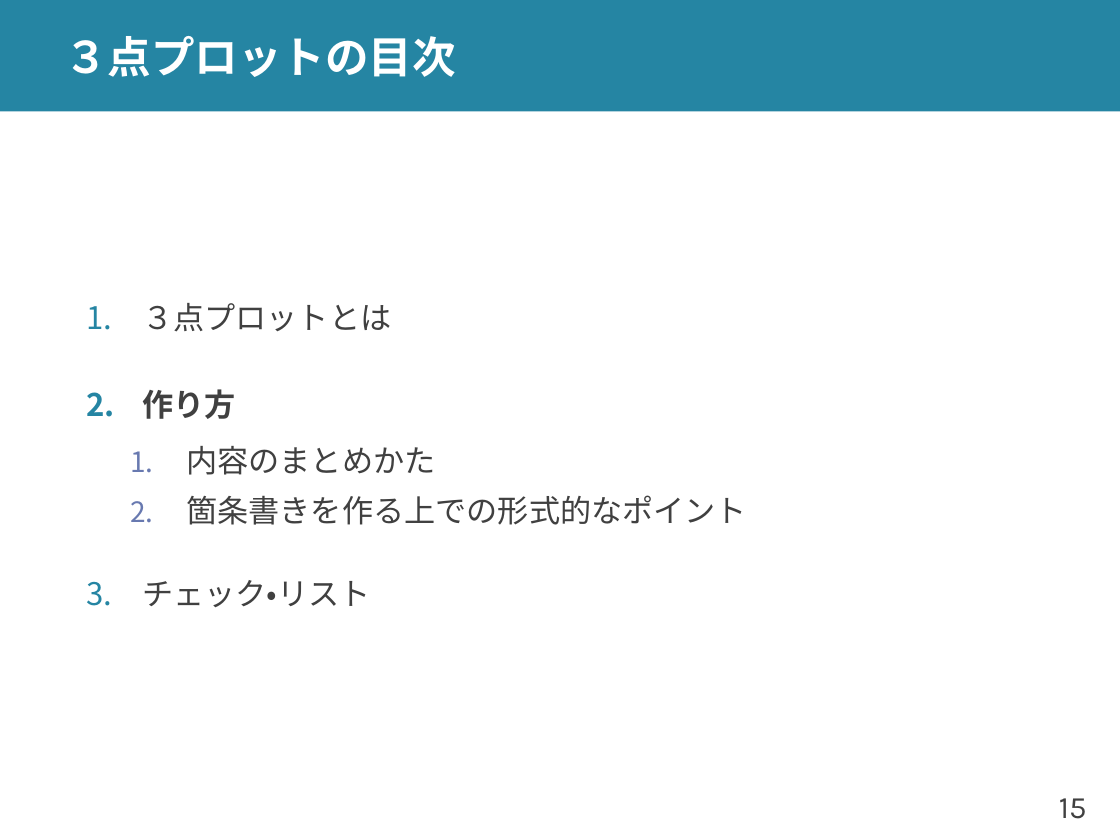
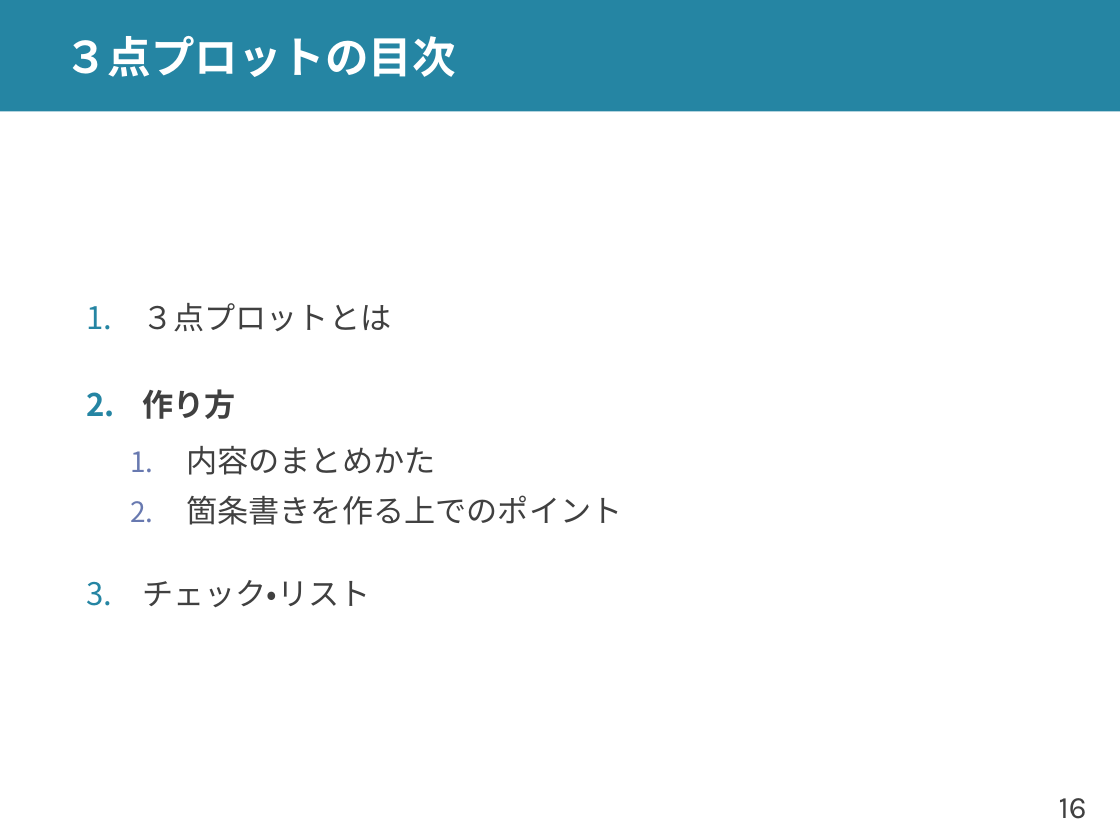
Before and after one commit to shioya-lab/how-to, a slide deck: slide 16 of plot.pptx (slide 15 before the commit). Drawn at 1120x840 pixels with LibreOffice and Linux fonts; fonts in the diff are those of the drawing. Boxes give left, top, right and bottom in pixels: in the first picture for what was removed or moved away, otherwise in the second. Text is boxed around its words. In the diff, an @@ line names an element or a change of style, - is before the commit and + after.

```diff
--- a/plot.pptx
+++ b/plot.pptx
@@ text at bbox=[186, 495, 622, 525]: text changed @@
-  2. 箇条書きを作る上での形式的なポイント
+  2. 箇条書きを作る上でのポイント
@@ page number at bbox=[1059, 798, 1087, 819]: text changed @@
-15
+16
```
Also in this commit, not shown: 6 other slides changed, 10 slides added, 1 other file.
